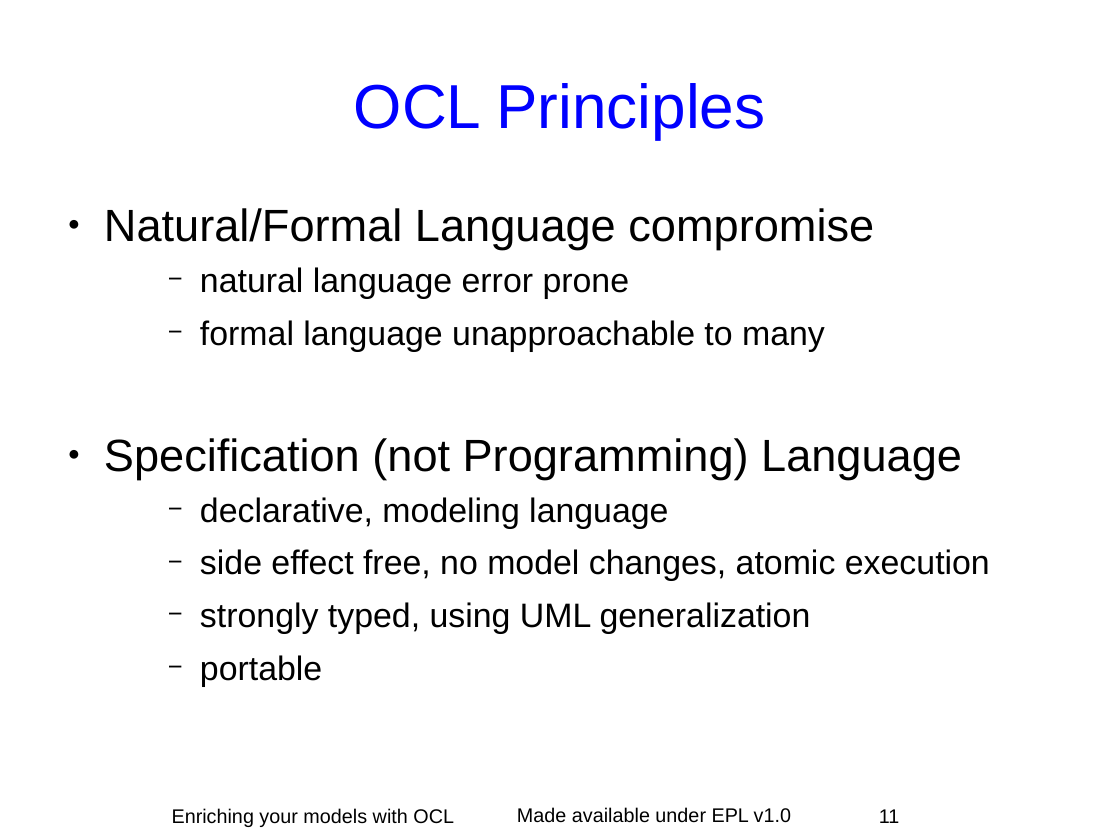
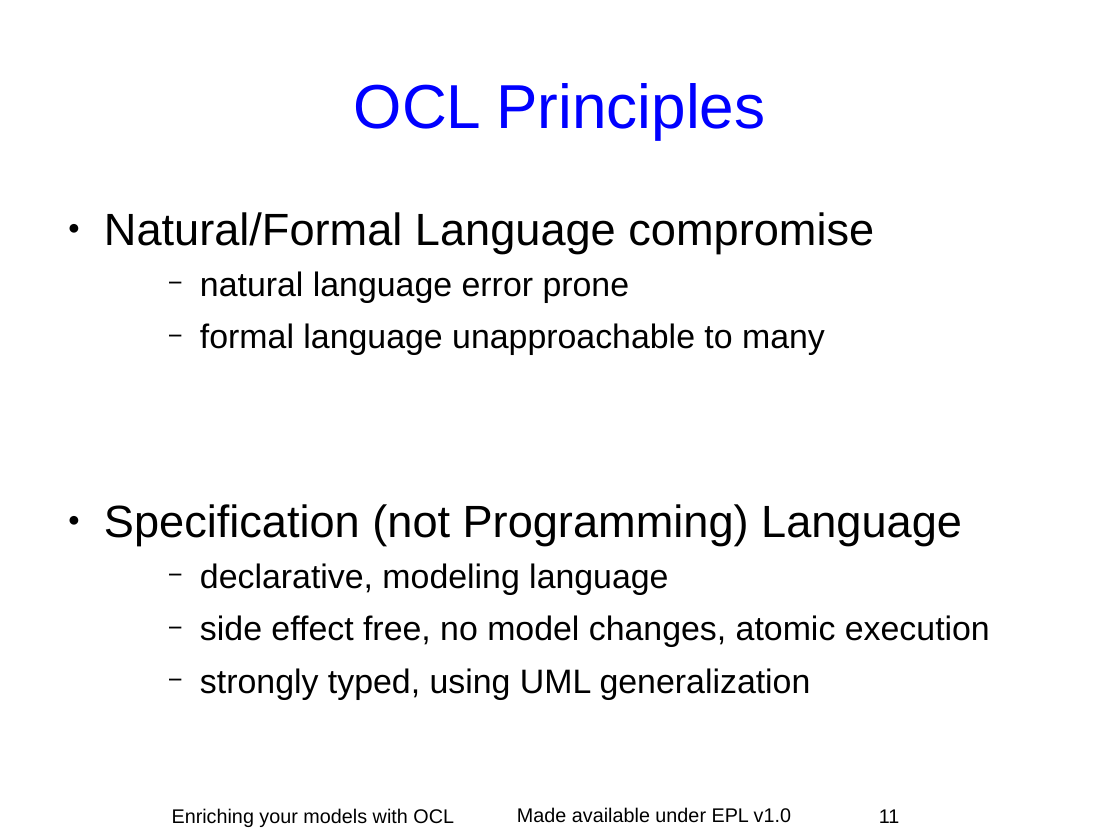
Before and after one commit to eclipse-ocl/ocl-website, a slide deck: slide 11 of ocl/docs/publications/ESE2010LongTalk/EnrichingWithOCL.odp. Drawn at 1120x840 pixels with LibreOffice and Linux fonts; fonts in the diff are those of the drawing; background and template pictures are left out. Boxes give left, top, right and bottom in pixels: in the first picture for what was removed or moved away, otherwise in the second. Text is boxed around its words. In the diff, an @@ line names an element or a change of style, - is before the commit and + after.

```diff
--- a/ocl/docs/publications/ESE2010LongTalk/EnrichingWithOCL.odp
+++ b/ocl/docs/publications/ESE2010LongTalk/EnrichingWithOCL.odp
@@ text at <box>200,655,322,687</box>: paragraph removed @@
-    − portable
```
Also in this commit, not shown: 3 other slides changed, 1 other file.
